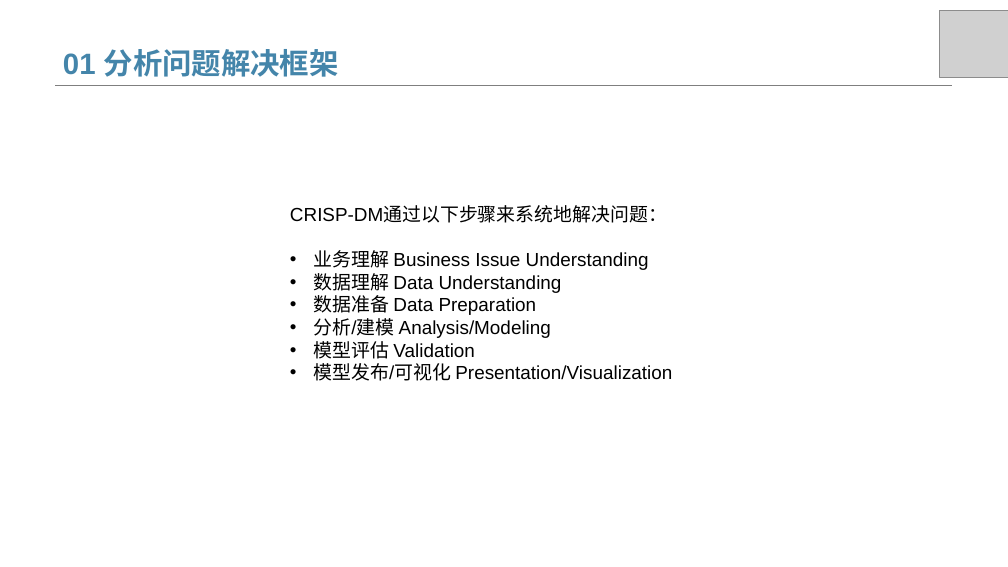
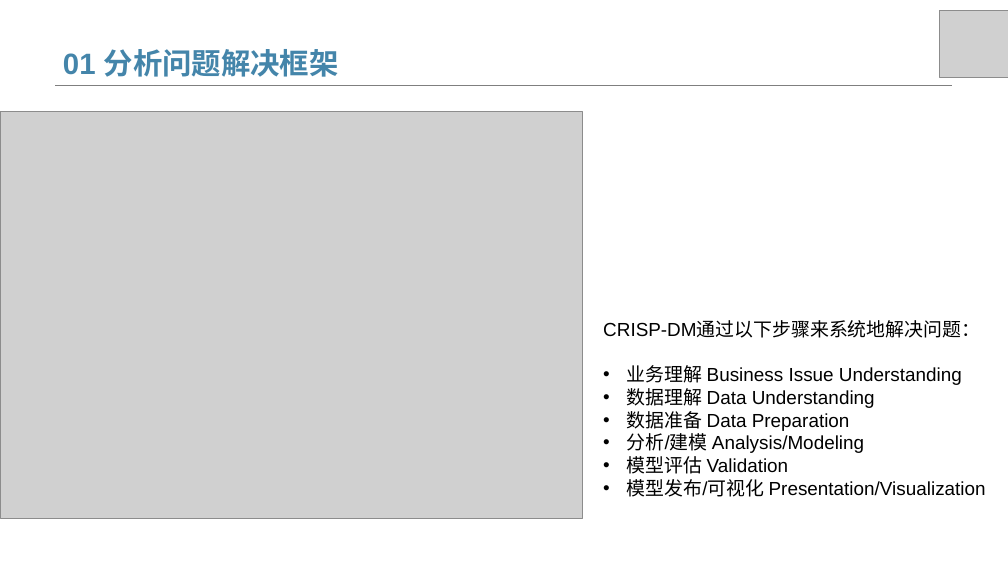
Before and after one commit to leesper/become-business-analyst, a slide deck: slide 4 of P3_PredictCatalogDemand/BAND_P3.pptx. Drawn at 1008x567 pixels with LibreOffice and Linux fonts; fonts in the diff are those of the drawing; grey boxes stand for pictures. Boxes give left, top, right and bottom in pixels: in the first picture for what was removed or moved away, otherwise in the second. Text is boxed around its words. In the diff, an @@ line names an element or a change of style, - is before the commit and + after.

```diff
--- a/P3_PredictCatalogDemand/BAND_P3.pptx
+++ b/P3_PredictCatalogDemand/BAND_P3.pptx
@@ picture added at (0, 111, 582, 518) @@
@@ text "CRISP-DM通过以下步骤来系统地解决问题：": place and size @@
-text "CRISP-DM通过以下步骤来系统地解决问题：" at (290, 206, 672, 381)
+text "CRISP-DM通过以下步骤来系统地解决问题：" at (603, 321, 986, 497)
```
Also in this commit, not shown: 1 other file.
